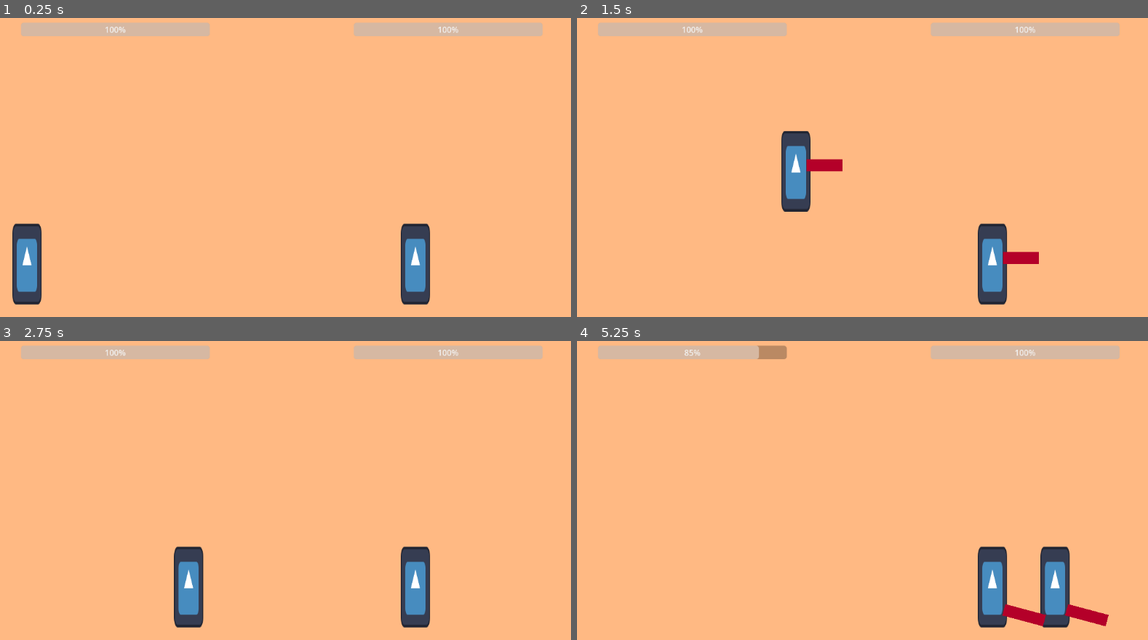
Above: before the commit, frames 1-4 (two rows, left to right).
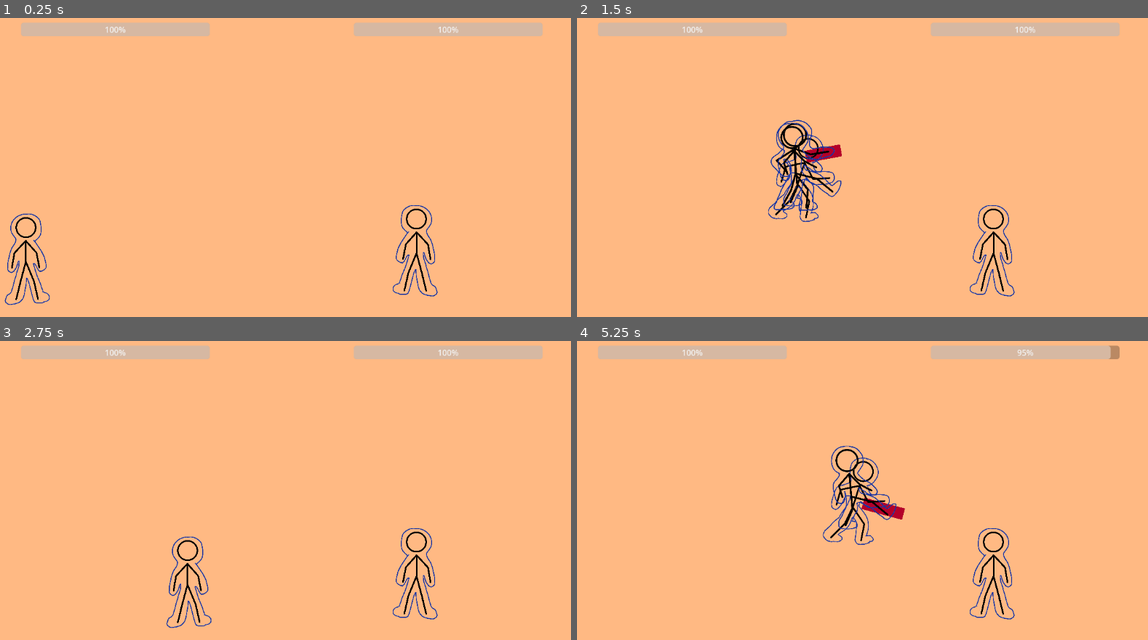
Above: after the commit, the same moments.

Repository: JOACCE/JOACCE-Beta
Game: Godot game, scene res://scenes/o-test/level/arena.tscn
Same seed, same stepped clock (60 frames per second), same inputs: the game is played once before the commit and once after it. The engine's default icon, where the game draws it, is replaced by a stand-in: a white triangle on a blue panel in a dark square.
Inputs:
- Up to frame 1 (0.25 s): no input
- Up to frame 2 (1.5 s): tap Enter at 0.5 s; hold D (right) from 0.53 s (still down); tap K (kick) at 0.6 s; tap Space (jump) at 0.77 s; tap P (punch) at 0.8, 1.35 s
- Up to frame 3 (2.75 s): tap Space (jump) at 1.52 s; tap K (kick) at 1.55, 2.1 s; release D (right) at 2.03 s; hold A (left) from 2.03 s (still down); tap P (punch) at 2.3 s
- Up to frame 4 (5.25 s): release A (left) at 2.78 s; hold D (right) 2.78-4.28 s; tap P (punch) at 2.85, 3.8, 4.35 s; tap Space (jump) at 3.02, 3.77, 4.52 s; tap K (kick) at 3.05, 3.6, 4.55, 5.1 s; hold A (left) 4.28-5.03 s; hold D (right) from 5.03 s (still down)

The runs differ from the first frame. In frame 1, 3.1% of the frame differs, in the area x 0-77%, y 62-97%; in frame 2, 4.1%; in frame 3, 3.1%; in frame 4, 5.1%, in the area x 18-96%, y 1-96%.

Commit message:
add 12 basic stick figure stencils

Diff:
--- a/joacce/scenes/o-test/player/fighter.gd
+++ b/joacce/scenes/o-test/player/fighter.gd
@@ -7,8 +7,15 @@
 @onready var punch: Node2D = $Punch
 @onready var kick: Node2D = $Kick
 @onready var alt_marker: Marker2D = $Healthbar/AltMarker
+@onready var idle: Sprite2D = $Sprites/Idle
+@onready var walk: AnimatedSprite2D = $Sprites/Walk
+@onready var punch_frame: Sprite2D = $Sprites/Punch
+@onready var kick_frame: Sprite2D = $Sprites/Kick
+@onready var damage_frame: Sprite2D = $Sprites/Damage
+
 
 var health = 100
+var attacking = false
 
 func _ready() -> void:
 	progress_bar.max_value = health
@@ -18,9 +25,13 @@
 		SPEED = 0
 		JUMP_VELOCITY = 0
 		progress_bar.position = alt_marker.position
+		$Sprites.scale.x = -1
 
 
 func _physics_process(delta: float) -> void:
+	if "2" in name:
+		move_and_slide()
+		return
 	# Add the gravity.
 	if not is_on_floor():
 		velocity += get_gravity() * delta
@@ -31,19 +42,29 @@
 
 	if Input.is_action_just_pressed("punch"):
 		punch.attack()
+		show_frame(punch_frame, 1.0)
+
 
 	if Input.is_action_just_pressed("kick"):
 		kick.attack()
+		show_frame(kick_frame, 1.0)
 
 	var direction := Input.get_axis("left", "right")
 	if direction:
+		walk.visible = true
+		walk.play()
+		idle.visible = false
 		velocity.x = direction * SPEED
 	else:
+		walk.visible = false
+		walk.stop()
+		idle.visible = not attacking
 		velocity.x = move_toward(velocity.x, 0, SPEED)
 
 	move_and_slide()
 
 func apply_damage(damage) -> void:
+	show_frame(damage_frame, 0.7)
 	health -= damage
 	progress_bar.value  = health
 	print(name," took ", damage, " damage")
@@ -51,3 +72,12 @@
 func _on_hitarea_body_entered(body: Node2D) -> void:
 	if name != body.name:
 		body.apply_damage(5)
+
+func show_frame(frame: Sprite2D, duration: float) -> void:
+	attacking = true
+	idle.visible = false
+	frame.visible = true
+	await get_tree().create_timer(duration).timeout
+	attacking = false
+	frame.visible = false
+	idle.visible = true
--- a/joacce/scenes/o-test/player/fighter.tscn
+++ b/joacce/scenes/o-test/player/fighter.tscn
@@ -1,12 +1,12 @@
 [gd_scene format=3 uid="uid://dwr8ifl6e0vvj"]
 
-[ext_resource type="Texture2D" uid="uid://cfs47eepg36ms" path="res://icon.svg" id="1_16k5x"]
 [ext_resource type="Script" uid="uid://twf31shv83c2" path="res://scenes/o-test/player/fighter.gd" id="1_18uai"]
+[ext_resource type="Texture2D" uid="uid://bkf3oldoxu56x" path="res://assets/stencils/default/idle.png" id="2_t6ydl"]
+[ext_resource type="Texture2D" uid="uid://drxgsrkdn1dtc" path="res://assets/stencils/default/walk.png" id="3_o146k"]
 [ext_resource type="Script" uid="uid://cv3u61nreii4v" path="res://scenes/o-test/player/attack.gd" id="3_t6ydl"]
-
-[sub_resource type="CapsuleShape2D" id="CapsuleShape2D_16k5x"]
-radius = 22.0
-height = 162.0
+[ext_resource type="Texture2D" uid="uid://bwwno4dwke15k" path="res://assets/stencils/default/punch.png" id="5_0olyo"]
+[ext_resource type="Texture2D" uid="uid://bf1l6tmh33ovo" path="res://assets/stencils/default/kick.png" id="6_jr3a8"]
+[ext_resource type="Texture2D" uid="uid://bmyu2fsrkd68v" path="res://assets/stencils/default/damage.png" id="7_jr3a8"]
 
 [sub_resource type="CapsuleShape2D" id="CapsuleShape2D_18uai"]
 radius = 12.0
@@ -16,17 +16,30 @@
 radius = 12.0
 height = 84.00337
 
+[sub_resource type="SpriteFrames" id="SpriteFrames_7utpr"]
+animations = [{
+"frames": [{
+"duration": 1.0,
+"texture": ExtResource("2_t6ydl")
+}, {
+"duration": 1.0,
+"texture": ExtResource("3_o146k")
+}],
+"loop": true,
+"name": &"default",
+"speed": 2.0
+}]
+
+[sub_resource type="CapsuleShape2D" id="CapsuleShape2D_16k5x"]
+radius = 30.0
+height = 180.0
+
 [node name="Fighter" type="CharacterBody2D" unique_id=1512274704]
 script = ExtResource("1_18uai")
 
-[node name="Sprite" type="Sprite2D" parent="." unique_id=448263837]
-scale = Vector2(0.453125, 1.25)
-texture = ExtResource("1_16k5x")
-
-[node name="Hurtbox" type="CollisionShape2D" parent="." unique_id=1022065581]
-shape = SubResource("CapsuleShape2D_16k5x")
-
 [node name="Punch" type="Node2D" parent="." unique_id=1646976795]
+position = Vector2(0.99999976, -22)
+rotation = -0.18181063
 script = ExtResource("3_t6ydl")
 damage = 7
 
@@ -44,6 +57,7 @@
 shape = SubResource("CapsuleShape2D_18uai")
 
 [node name="Kick" type="Node2D" parent="." unique_id=1080015205]
+position = Vector2(1, -36)
 script = ExtResource("3_t6ydl")
 damage = 6
 
@@ -62,6 +76,41 @@
 rotation = -1.3089969
 shape = SubResource("CapsuleShape2D_t6ydl")
 
+[node name="Sprites" type="Node2D" parent="." unique_id=1314340576]
+
+[node name="Idle" type="Sprite2D" parent="Sprites" unique_id=448263837]
+scale = Vector2(0.2, 0.2)
+texture = ExtResource("2_t6ydl")
+
+[node name="Walk" type="AnimatedSprite2D" parent="Sprites" unique_id=1221412688]
+visible = false
+scale = Vector2(0.2, 0.2)
+sprite_frames = SubResource("SpriteFrames_7utpr")
+frame = 1
+frame_progress = 0.41832566
+
+[node name="Punch" type="Sprite2D" parent="Sprites" unique_id=1020174422]
+visible = false
+position = Vector2(0, -25)
+scale = Vector2(0.23, 0.23)
+texture = ExtResource("5_0olyo")
+
+[node name="Kick" type="Sprite2D" parent="Sprites" unique_id=720777712]
+visible = false
+position = Vector2(5, -27)
+scale = Vector2(0.22, 0.22)
+texture = ExtResource("6_jr3a8")
+
+[node name="Damage" type="Sprite2D" parent="Sprites" unique_id=395197532]
+visible = false
+position = Vector2(-7, -4)
+scale = Vector2(0.22, 0.22)
+texture = ExtResource("7_jr3a8")
+
+[node name="Hurtbox" type="CollisionShape2D" parent="." unique_id=1022065581]
+position = Vector2(-2, -18)
+shape = SubResource("CapsuleShape2D_16k5x")
+
 [node name="Healthbar" type="CanvasLayer" parent="." unique_id=1235444386]
 
 [node name="AltMarker" type="Marker2D" parent="Healthbar" unique_id=2107103072]
Binary file added: joacce/assets/stencils/default/charge.png
Not shown, added: joacce/assets/stencils/default/charge.png.import
Binary file added: joacce/assets/stencils/default/damage.png
Not shown, added: joacce/assets/stencils/default/damage.png.import
Binary file added: joacce/assets/stencils/default/idle.png
Not shown, added: joacce/assets/stencils/default/idle.png.import
Binary file added: joacce/assets/stencils/default/kick.png
Not shown, added: joacce/assets/stencils/default/kick.png.import
Binary file added: joacce/assets/stencils/default/loss.png
Not shown, added: joacce/assets/stencils/default/loss.png.import
Binary file added: joacce/assets/stencils/default/punch.png
Not shown, added: joacce/assets/stencils/default/punch.png.import
(and 12 more such lines)
